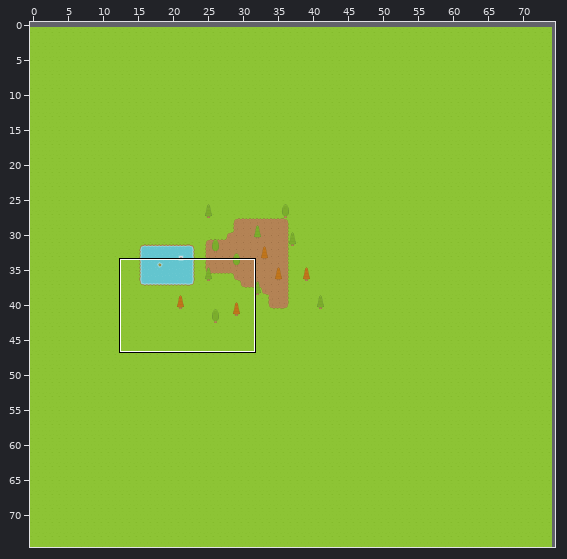
Two versions of a level (Tiled map, Assets/Maps/map.tmx). Above, an overview of the earlier version with the close-up marked.
Close-up. Before the commit:
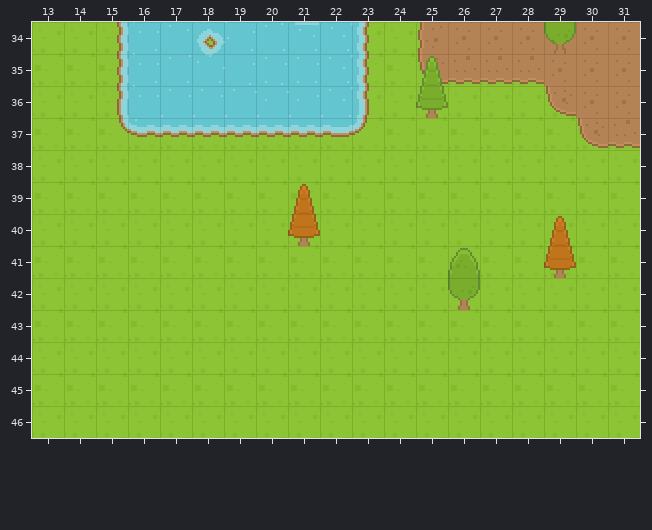
Cells are 16x16 px. Shown: x 13..31, y 34..46. The commit also changed other parts of the map, which this record leaves out.
The same view after the edit:
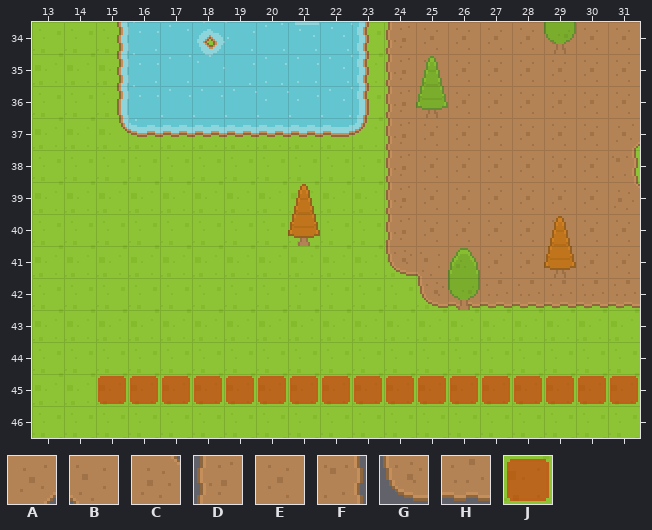
Key: from "Base Tileset": A 518, B 519, C 575, D 577, E 578, F 579, G 634, H 635; from "red_collision": J 0.
_ is an empty cell.
Tiles of an added or newly shown layer are drawn over the layers below it.
See-through tiles are keyed as they look on the map.
Commit: Add collision and automatic layer depth
Change:
Layer "Tile Layer 2":
y 34: x 24..25 _D -> DE
y 35: x 24..28 _GHHH -> DEEEE
y 36: x 24..29 _____G -> DEEEEE
y 37: x 24..31 ______GH -> DEEEEEEA
y 38: x 24..31 ________ -> DEEEEEEF
y 39: x 24..31 ________ -> DEEEEEEC
y 40: x 24..31 ________ -> DEEEEEEE
y 41: x 24..31 ________ -> GBEEEEEE
y 42: x 25..31 _______ -> GHHHHHH
Layer "Collision Layer" (added):
y 45: x 15..31 _________________ -> JJJJJJJJJJJJJJJJJ
Where, in picture pixels (left, top, right, bottom), the same in both close-ups:
changed: (386, 22, 640, 308)
added: (98, 376, 638, 404)
